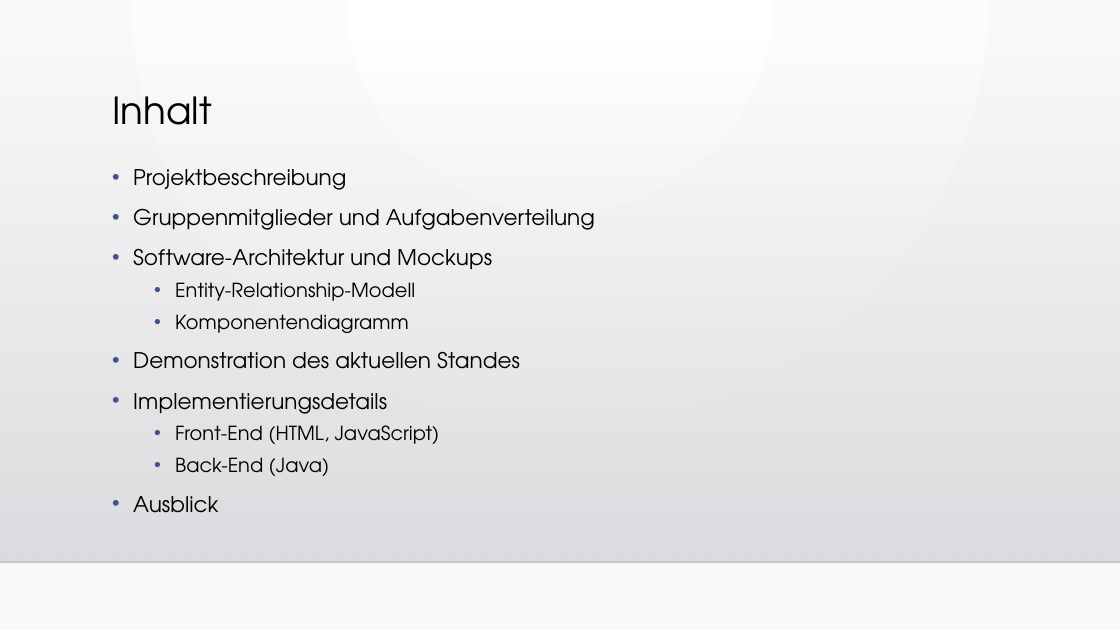
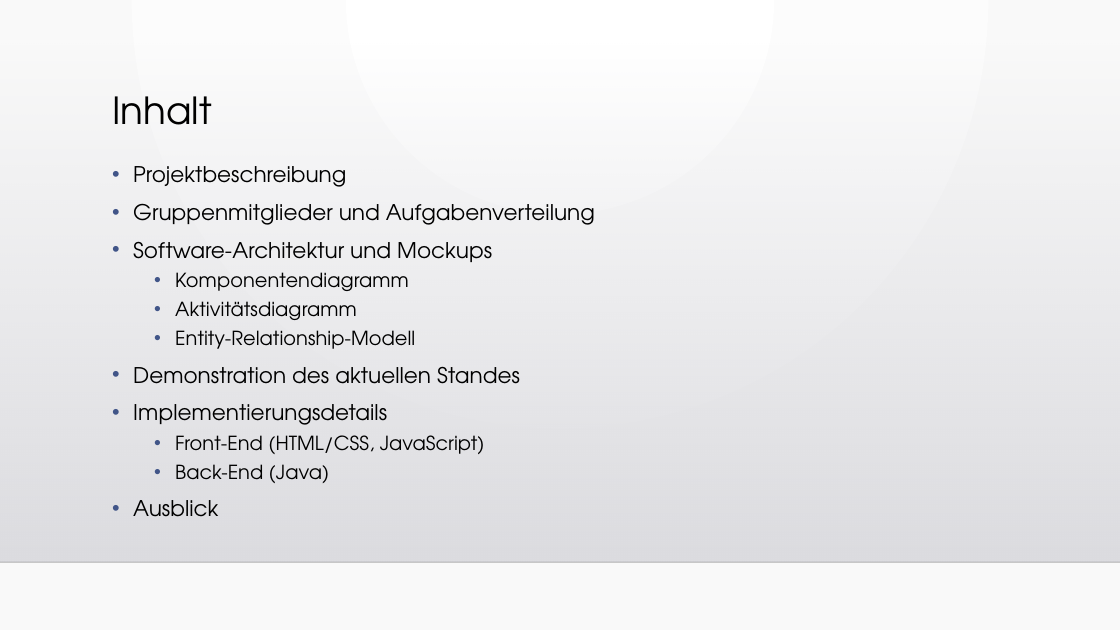
Before and after one commit to WebEngineering18/Pr-sentation, a slide deck: slide 2 of Fragebogen zum Status der Bauqualität.pptx. Drawn at 1120x630 pixels with LibreOffice and Linux fonts; fonts in the diff are those of the drawing; background and template pictures are left out. Boxes give left, top, right and bottom in pixels: in the first picture for what was removed or moved away, otherwise in the second. Text is boxed around its words. In the diff, an @@ line names an element or a change of style, - is before the commit and + after.

Commit message:
Kleinigkeiten geändert

```diff
--- a/Fragebogen zum Status der Bauqualität.pptx
+++ b/Fragebogen zum Status der Bauqualität.pptx
@@ text at (x1=133, y1=166, x2=595, y2=517): line spacing 1.1 to 1 @@
@@ text at (x1=175, y1=272, x2=409, y2=320): paragraphs added @@
+  • Komponentendiagramm
+  • Aktivitätsdiagramm
@@ text at (x1=175, y1=314, x2=409, y2=333): paragraph removed @@
-  • Komponentendiagramm
@@ text at (x1=175, y1=435, x2=485, y2=454): text changed @@
-  • Front-End (HTML, JavaScript)
+  • Front-End (HTML/CSS, JavaScript)
```
